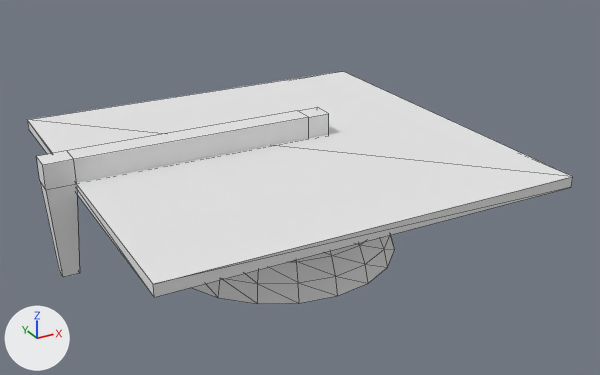
What one commit did to the OBJ model public/models/gratuation.obj.
Both versions are drawn from a 50 mm camera at (-1.31, -3.37, 1.49) aimed at (0.07, -0.86, 0.24). The lights are fixed; the arrows at lower left show +X, +Y and +Z. Mesh edges are drawn as thin lines. Where no turn or scale is listed for an object, it has been applied to the vertices.

In view in the first picture: 'Cube', 'grad_hat'.
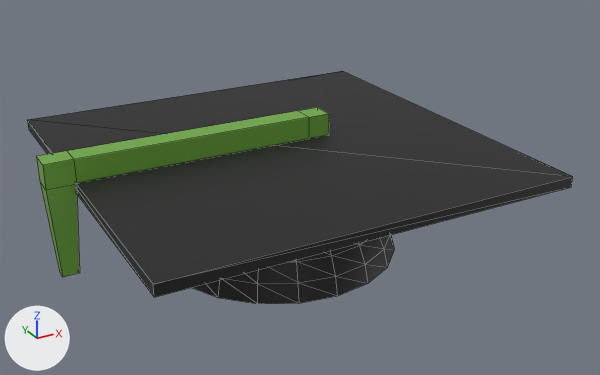
What differs and where, as boxes (x1, y1, x2, y2) in the pictures (600 x 375 px):
'grad_hat', recoloured (white to black): (27, 71, 573, 304) in both
'Cube', recoloured (white to green): (36, 107, 329, 277) in both

The edits, one by one:
Material 'Material.001' (mat_material_001) changes colour from white #e7e7e7 to green #70ab40; in linear values from (0.8, 0.8, 0.8) to (0.161, 0.406, 0.0507).
Material 'grad_hat:initialShadingGroup' (mat_grad_hat_initialshadinggroup) changes colour from white #e7e7e7 to black #1c1c1c; in linear values from (0.8, 0.8, 0.8) to (0.0116, 0.0116, 0.0116).
